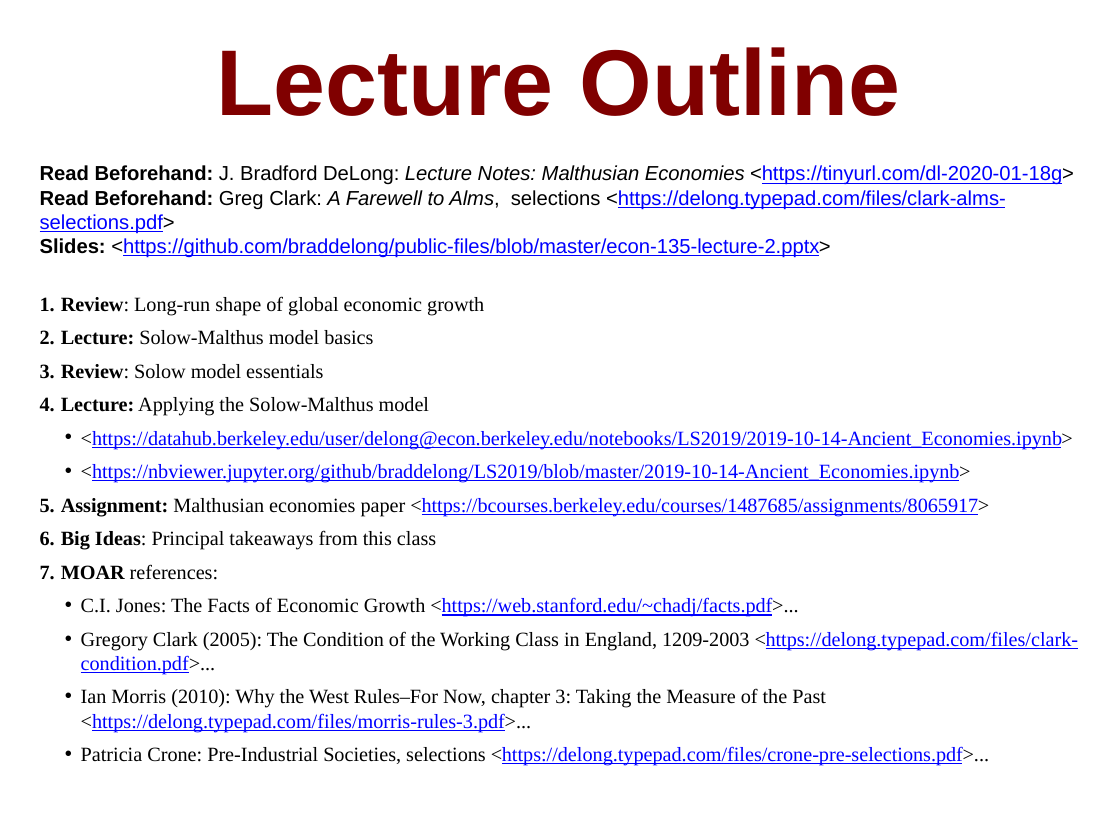
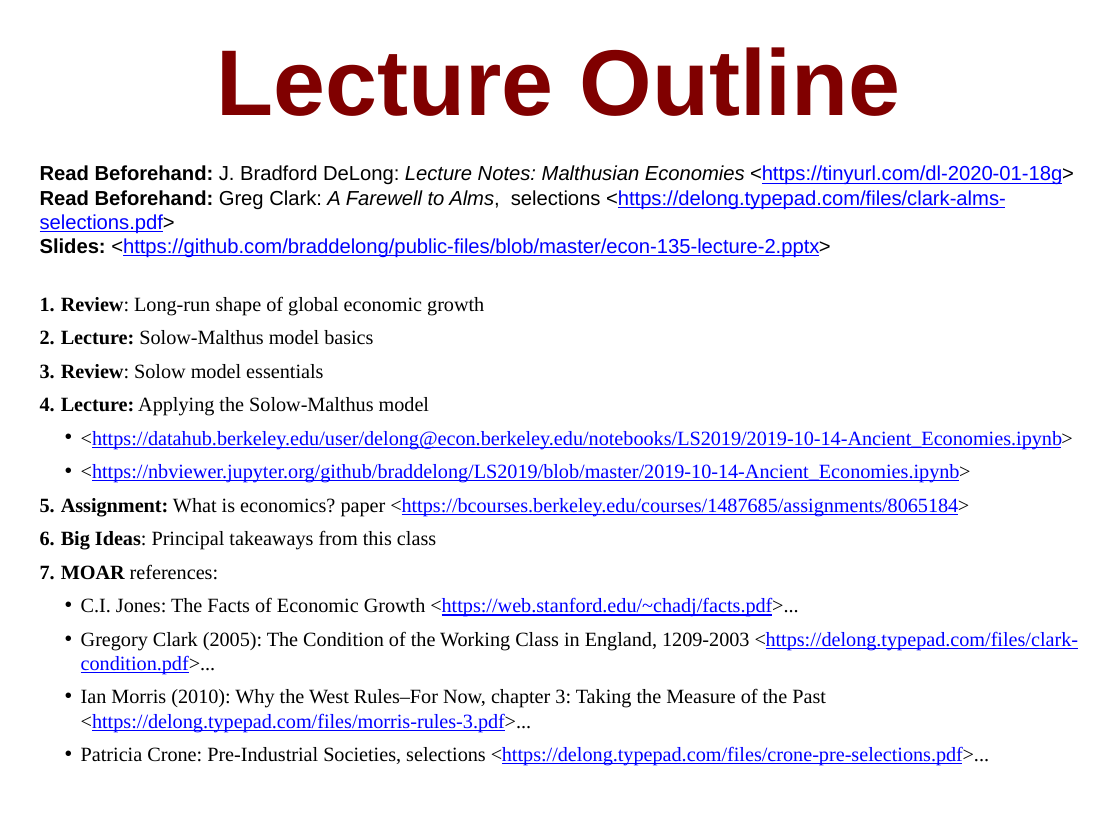
Before and after one commit to DavidLJ/public-files, a slide deck: slide 1 of econ-135-lecture-3-outline-malthusian-theory.pptx. Drawn at 1120x840 pixels with LibreOffice and Linux fonts; fonts in the diff are those of the drawing. Boxes give left, top, right and bottom in pixels: in the first picture for what was removed or moved away, otherwise in the second. Text is boxed around its words. In the diff, an @@ line names an element or a change of style, - is before the commit and + after.

```diff
--- a/econ-135-lecture-3-outline-malthusian-theory.pptx
+++ b/econ-135-lecture-3-outline-malthusian-theory.pptx
@@ text at [61,498,969,516]: text changed @@
-5. Assignment: Malthusian economies paper <https://bcourses.berkeley.edu/courses/1487685/assignments/8065917>
+5. Assignment: What is economics? paper <https://bcourses.berkeley.edu/courses/1487685/assignments/8065184>
```
